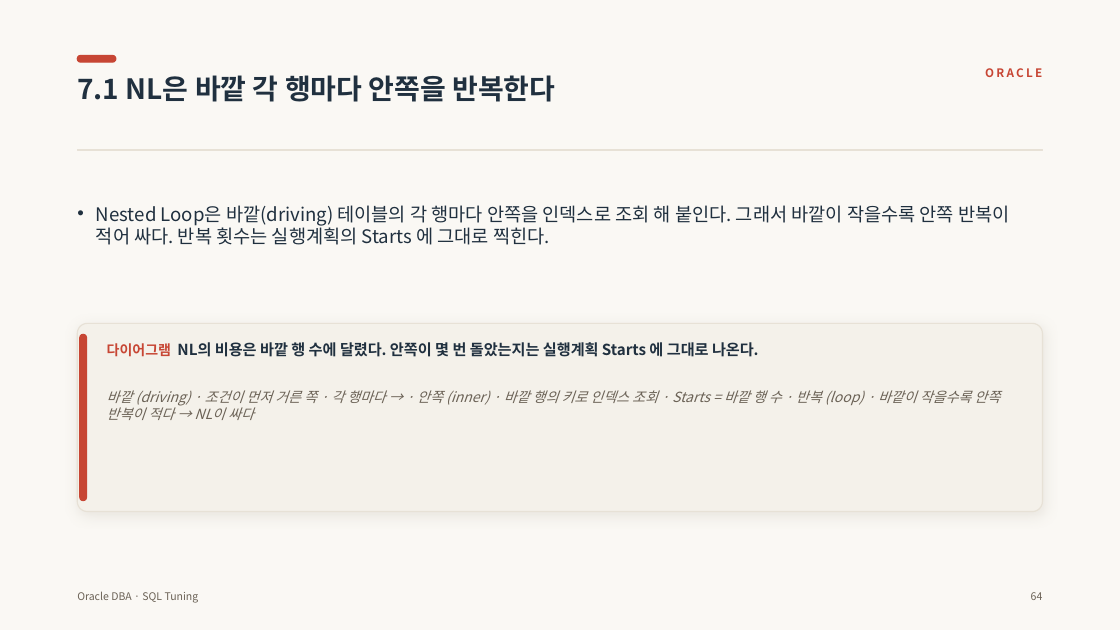
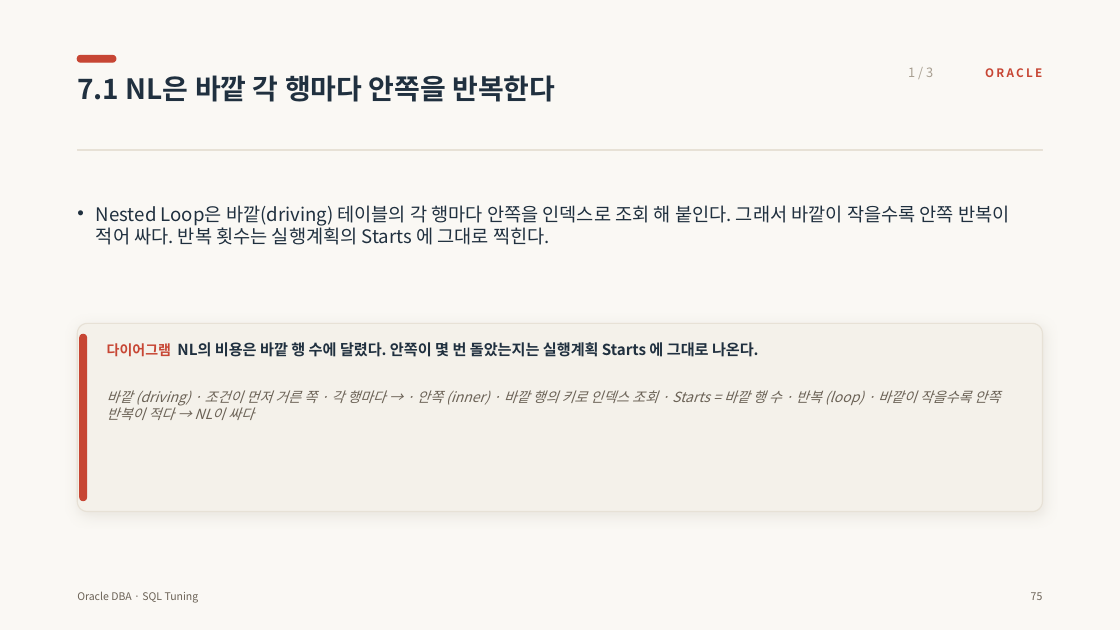
Before and after one commit to jokwangwon/ora-ppt-gen, a slide deck: slide 84 of files/sql_tuning.pptx (slide 73 before the commit). Drawn at 1120x630 pixels with LibreOffice and Linux fonts; fonts in the diff are those of the drawing. Boxes give left, top, right and bottom in pixels: in the first picture for what was removed or moved away, otherwise in the second. Text is boxed around its words. In the diff, an @@ line names an element or a change of style, - is before the commit and + after.

```diff
--- a/files/sql_tuning.pptx
+++ b/files/sql_tuning.pptx
@@ text added at [908,67,933,77], 11 pt, text #A79E90 @@
+1 / 3
@@ text at [1031,592,1043,600]: text changed @@
-64
+75
```
Also in this commit, not shown: 58 other slides changed, 29 slides added, 9 other files.
